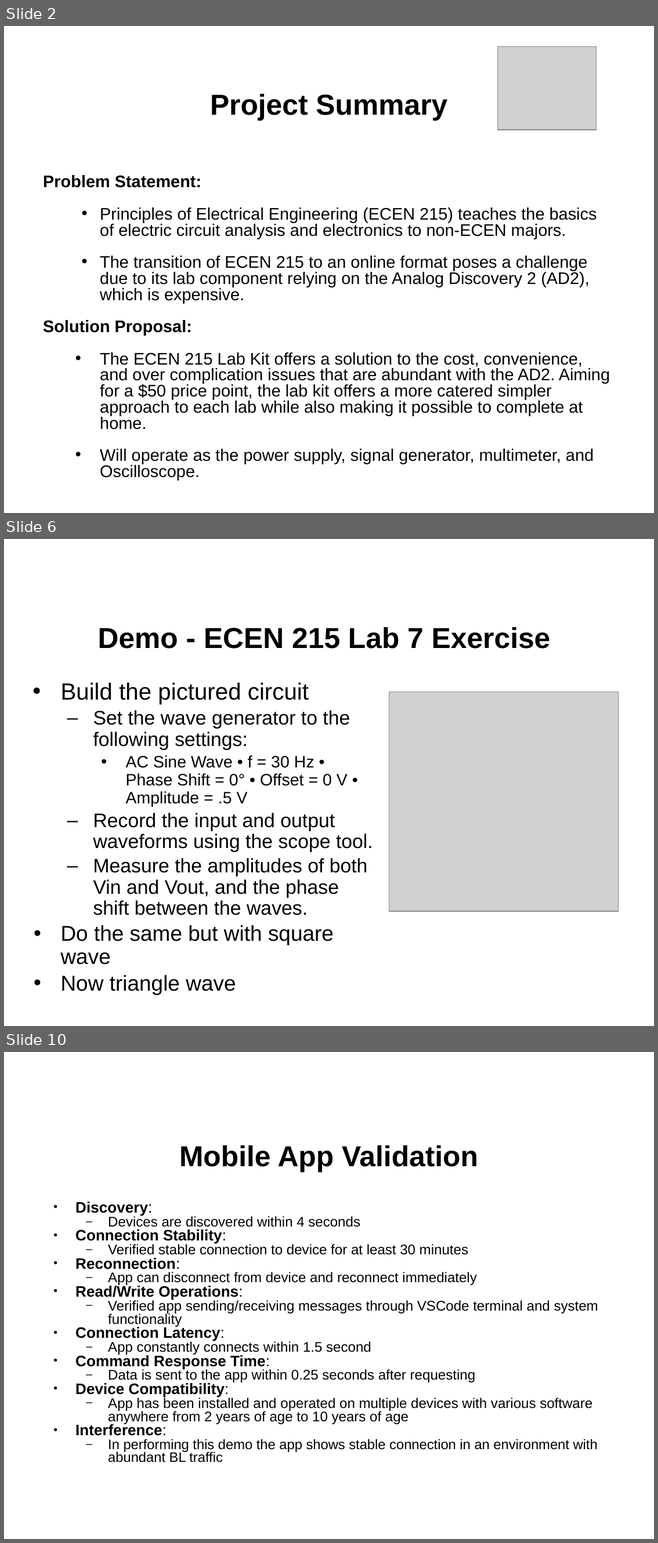
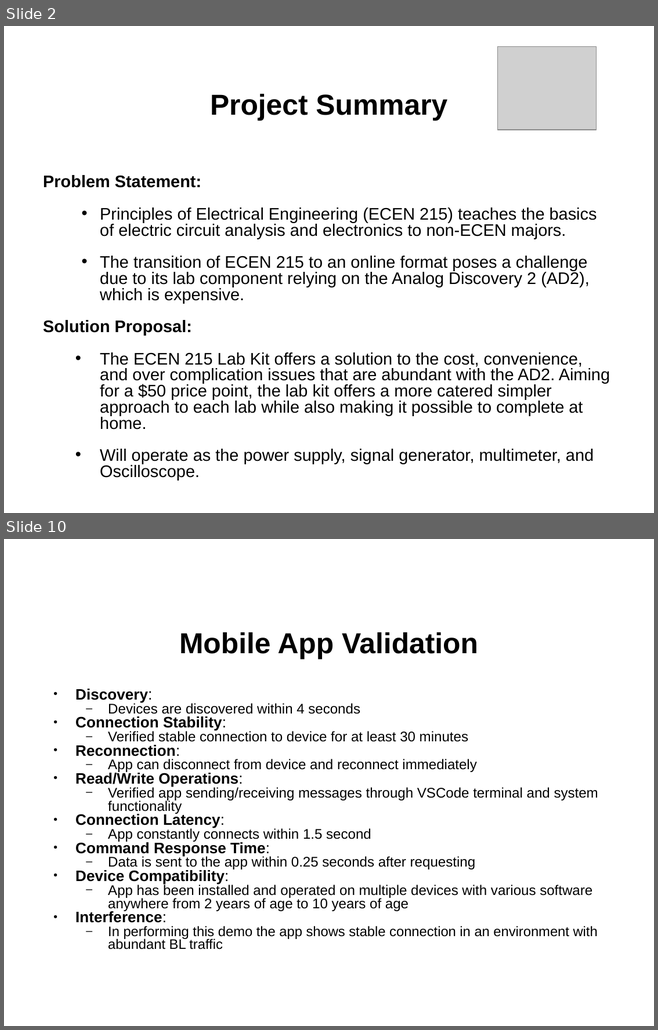
Before and after one commit to l-diazsantini/ECEN215LabKit, a slide deck: Documents/ECEN 404/Virtual Project Showcase.pptx. Shown one above the other, each under a label of ours: slides 2, 6 and 10 before the commit, slides 2 and 10 after it; the slides between them are not shown. The pictures are 658x1543 and 658x1030 pixels, drawn with LibreOffice and Linux fonts; fonts in the diff are those of the drawing; grey boxes stand for pictures; background and template pictures are left out. Boxes give left, top, right and bottom in pixels: in the first picture for what was removed or moved away, otherwise in the second. Text is boxed around its words. In the diff, an @@ line names an element or a change of style, - is before the commit and + after.

```diff
--- a/Documents/ECEN 404/Virtual Project Showcase.pptx
+++ b/Documents/ECEN 404/Virtual Project Showcase.pptx
@@ slide 6 removed at (x1=4, y1=539, x2=654, y2=1026), background picture (left out) @@
@@ title removed at (x1=98, y1=627, x2=550, y2=649) @@
-Demo - ECEN 215 Lab 7 Exercise
@@ text removed at (x1=61, y1=682, x2=373, y2=995) @@
-• Build the pictured circuit
-  – Set the wave generator to the following settings:
-    • AC Sine Wave • f = 30 Hz • Phase Shift = 0° • Offset = 0 V • Amplitude = .5 V
-  – Record the input and output waveforms using the scope tool.
-  – Measure the amplitudes of both Vin and Vout, and the phase shift between the waves.
-• Do the same but with square wave
-• Now triangle wave
@@ picture removed at (x1=389, y1=692, x2=618, y2=911) @@
```
Also in this commit, not shown: 2 slides changed, 11 slides added, 9 other slides removed.
